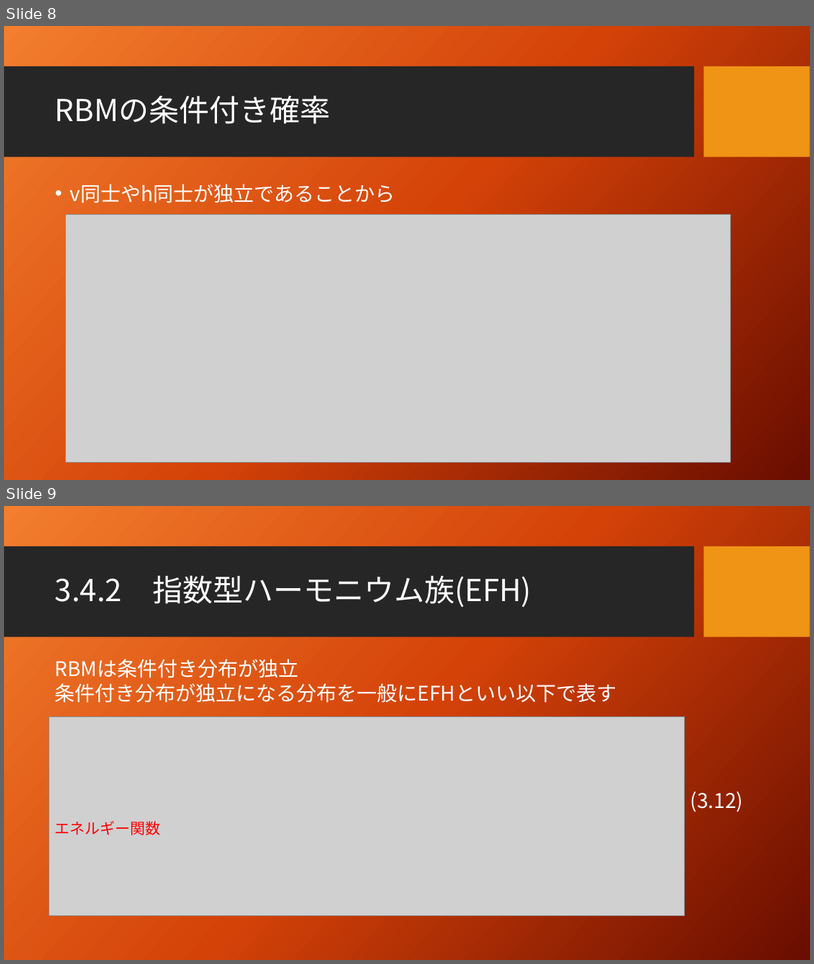
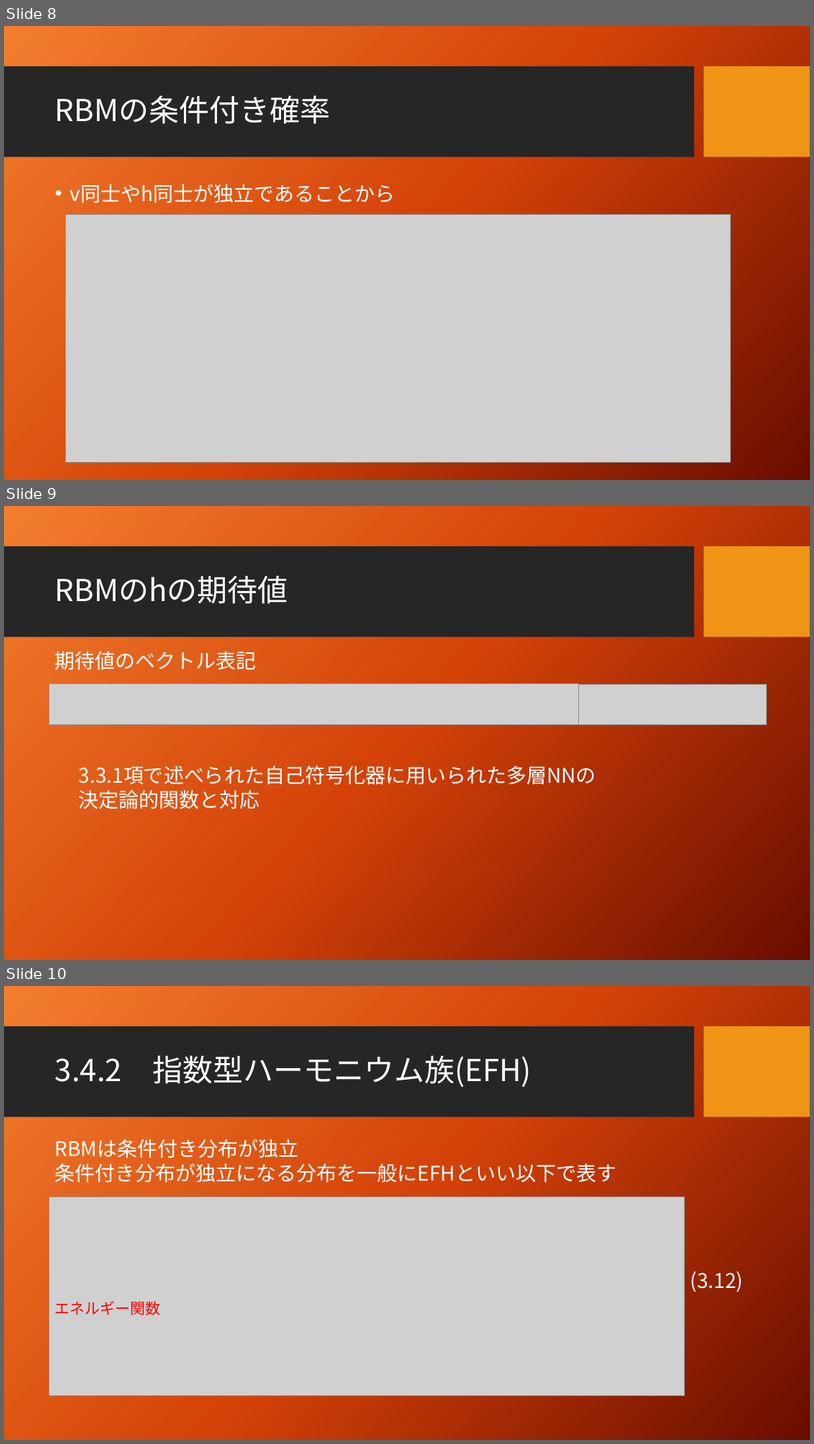
Before and after one commit to seigenji/deep_learning, a slide deck: deep_learning3.4.pptx. Shown one above the other, each under a label of ours: slides 8 and 9 before the commit, slides 8, 9 and 10 after it. The pictures are 814x964 and 814x1444 pixels, drawn with LibreOffice and Linux fonts; fonts in the diff are those of the drawing; grey boxes stand for pictures; background and template pictures are left out. Boxes give left, top, right and bottom in pixels: in the first picture for what was removed or moved away, otherwise in the second. Text is boxed around its words. In the diff, an @@ line names an element or a change of style, - is before the commit and + after.

```diff
--- a/deep_learning3.4.pptx
+++ b/deep_learning3.4.pptx
@@ slide 9 added at [4, 506, 810, 960], background picture (left out); not listed: 2 template elements that a slide beside it also shows @@
@@ title added at [55, 575, 288, 604], 36 pt, text #FFFFFF @@
+RBMのhの期待値
@@ text added at [55, 651, 257, 670], 24 pt, text #FFFFFF @@
+期待値のベクトル表記
@@ picture added at [49, 684, 579, 724] @@
@@ picture added at [579, 685, 767, 724] @@
@@ text added at [79, 762, 597, 788], 24 pt, text #FFFFFF @@
+3.3.1項で述べられた自己符号化器に用いられた多層NNの決定論的関数と対応
@@ what was slide 9 is now slide 10 @@
```
Also in this commit, not shown: 3 slides changed, 2 other slides added, 1 other file.
